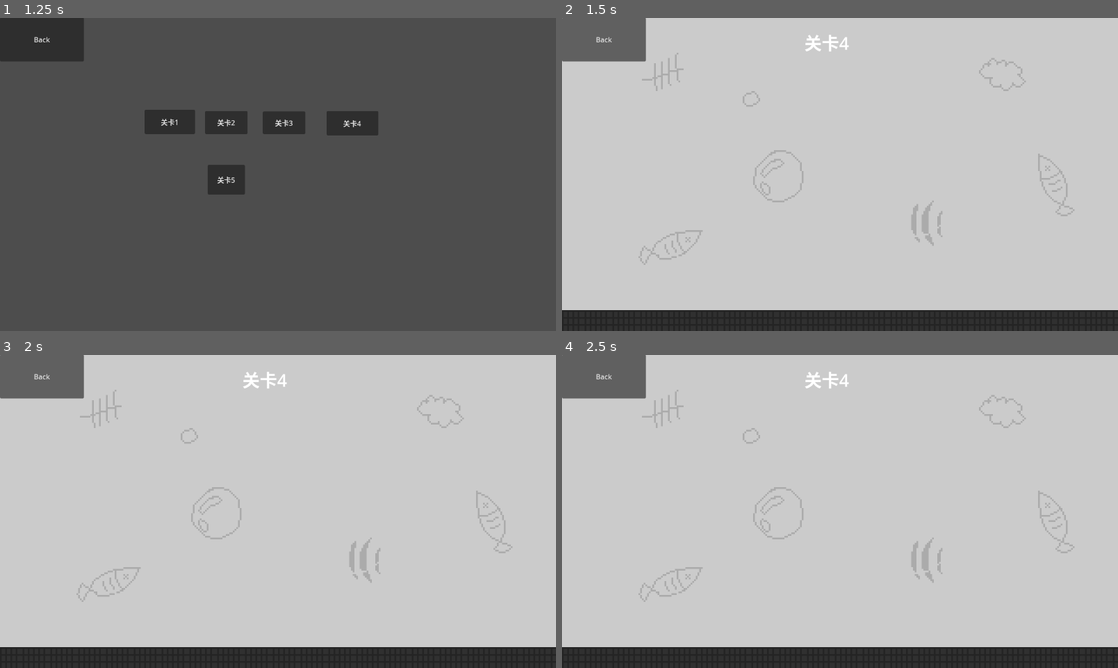
Above: before the commit, frames 1-4 (two rows, left to right).
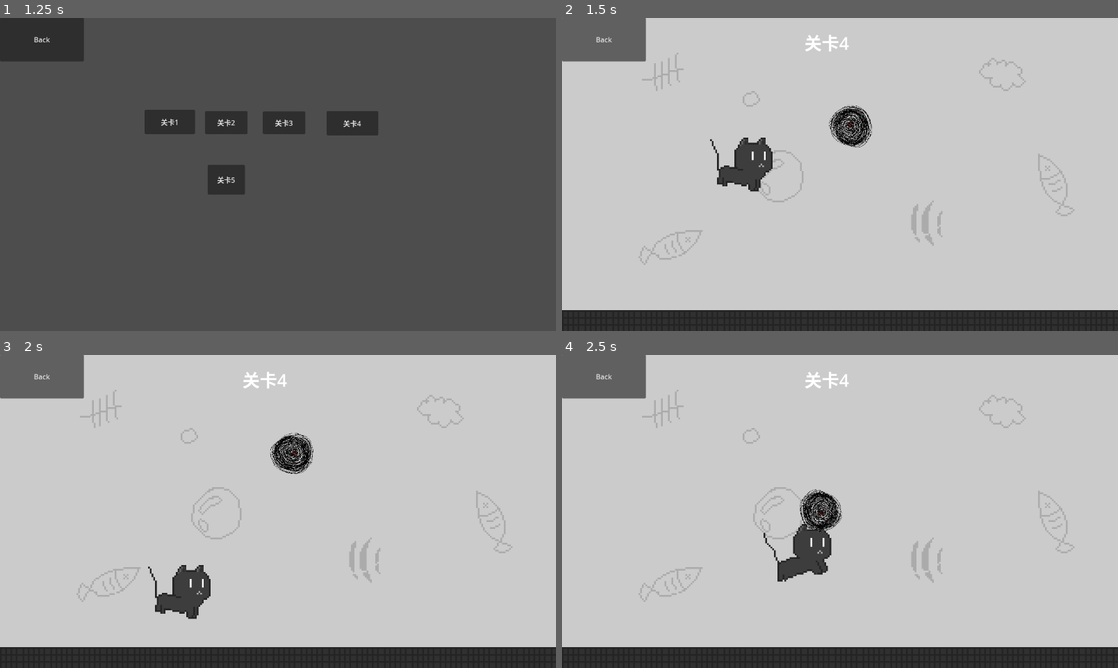
Above: after the commit, the same moments.

Repository: lzcm729/cat-and-string-ball
Game: Godot game, scene res://GUI/start_menu.tscn
The game is run twice, just before and just after one commit, with the same random seed, the same clock (stepped at 60 frames per second) and the same inputs.
Inputs:
- Up to frame 1 (1.25 s): click "Play" at 0.5 s
- Up to frame 2 (1.5 s): click "关卡4" at 1.25 s
- Up to frame 3 (2 s): no input
- Up to frame 4 (2.5 s): tap Enter (ui_accept) at 2, 2.27 s; hold Right (ui_right) from 2.03 s (still down); tap T at 2.1 s

Frame 1 is identical in both runs. In frame 2, 1.8% of the frame differs, in the area x 26-56%, y 27-56%; in frame 3, 1.8%; in frame 4, 1.9%, in the area x 36-51%, y 42-73%.

Commit message:
水体 暂存

Diff:
--- /dev/null
+++ b/Levels/WaterBody.gd
@@ -0,0 +1,37 @@
+extends Area2D
+
+# Adjust these values based on your requirements
+var water_density = 1.0
+var bodies_in_water = {}
+
+func _ready():
+	pass
+
+func _process(delta):
+	pass
+
+func _physics_process(delta):
+	for body in bodies_in_water.keys():
+		apply_buoyancy(body)
+
+func _on_body_entered(body):
+	if body.name == 'StringBall':
+		body.set_linear_damp(3) # Adjust damping to simulate water resistance
+		#body.set_angular_damp(200) # Adjust angular damping
+		bodies_in_water[body] = body
+
+
+func _on_body_exited(body):
+	if body.name == 'StringBall':
+		body.set_linear_damp(1) # Reset damping
+		#body.set_angular_damp(1)
+		bodies_in_water.erase(body)
+
+
+func apply_buoyancy(body):
+	#var volume = body.get_area()
+	var buoyant_force = water_density * 1 * gravity
+
+	var displacement = buoyant_force * Vector2(0, -1)
+
+	body.apply_force(displacement, body.global_transform.origin)
--- a/Levels/level_4.tscn
+++ b/Levels/level_4.tscn
@@ -1,7 +1,12 @@
-[gd_scene load_steps=3 format=3 uid="uid://cqec6irfaowvp"]
+[gd_scene load_steps=7 format=3 uid="uid://cqec6irfaowvp"]
 
 [ext_resource type="PackedScene" uid="uid://bn4481xl7jj4g" path="res://GUI/main_control.tscn" id="1_2wcxk"]
 [ext_resource type="PackedScene" uid="uid://dpqb8ih1u4omf" path="res://Levels/vacant_room.tscn" id="1_g44qk"]
+[ext_resource type="PackedScene" uid="uid://c4q7s0ehyqx0o" path="res://cat/cat.tscn" id="3_asw2m"]
+[ext_resource type="PackedScene" uid="uid://b36bl5hadkdtm" path="res://StringBall/StringBall.tscn" id="4_lobqw"]
+[ext_resource type="Script" path="res://Levels/WaterBody.gd" id="5_q4ihk"]
+
+[sub_resource type="RectangleShape2D" id="RectangleShape2D_lrq5i"]
 
 [node name="Level4" type="Node2D"]
 
@@ -9,3 +14,31 @@
 
 [node name="main_control" parent="." instance=ExtResource("1_2wcxk")]
 level_name = "关卡4"
+
+[node name="Cat" parent="." instance=ExtResource("3_asw2m")]
+position = Vector2(416, 321)
+
+[node name="StringBall" parent="." instance=ExtResource("4_lobqw")]
+position = Vector2(646, 245)
+
+[node name="WaterBody" type="Area2D" parent="."]
+position = Vector2(639, 429)
+scale = Vector2(64.4773, 25.6731)
+collision_layer = 0
+collision_mask = 10
+gravity_point_center = Vector2(0, -1)
+gravity_direction = Vector2(0, -1)
+gravity = 1200.0
+linear_damp_space_override = 1
+linear_damp = 2.0
+angular_damp_space_override = 1
+script = ExtResource("5_q4ihk")
+metadata/_edit_group_ = true
+
+[node name="Sprite2D" type="Sprite2D" parent="WaterBody"]
+
+[node name="CollisionShape2D" type="CollisionShape2D" parent="WaterBody"]
+shape = SubResource("RectangleShape2D_lrq5i")
+
+[connection signal="body_entered" from="WaterBody" to="WaterBody" method="_on_body_entered"]
+[connection signal="body_exited" from="WaterBody" to="WaterBody" method="_on_body_exited"]
